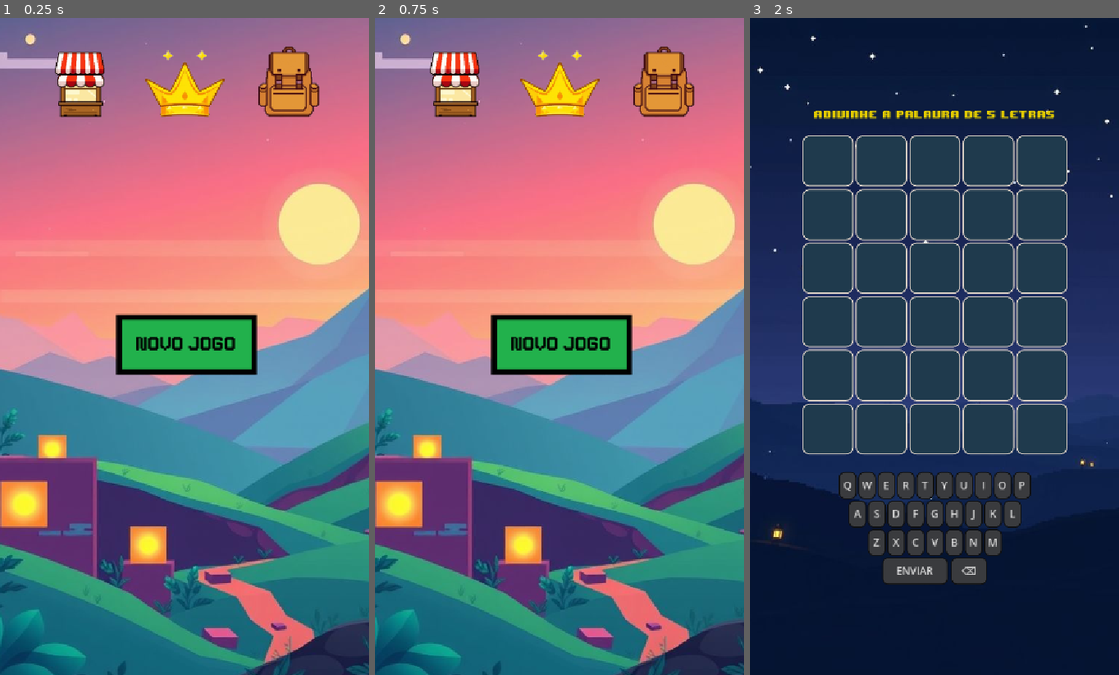
Above: before the commit, frames 1-3 (left to right).
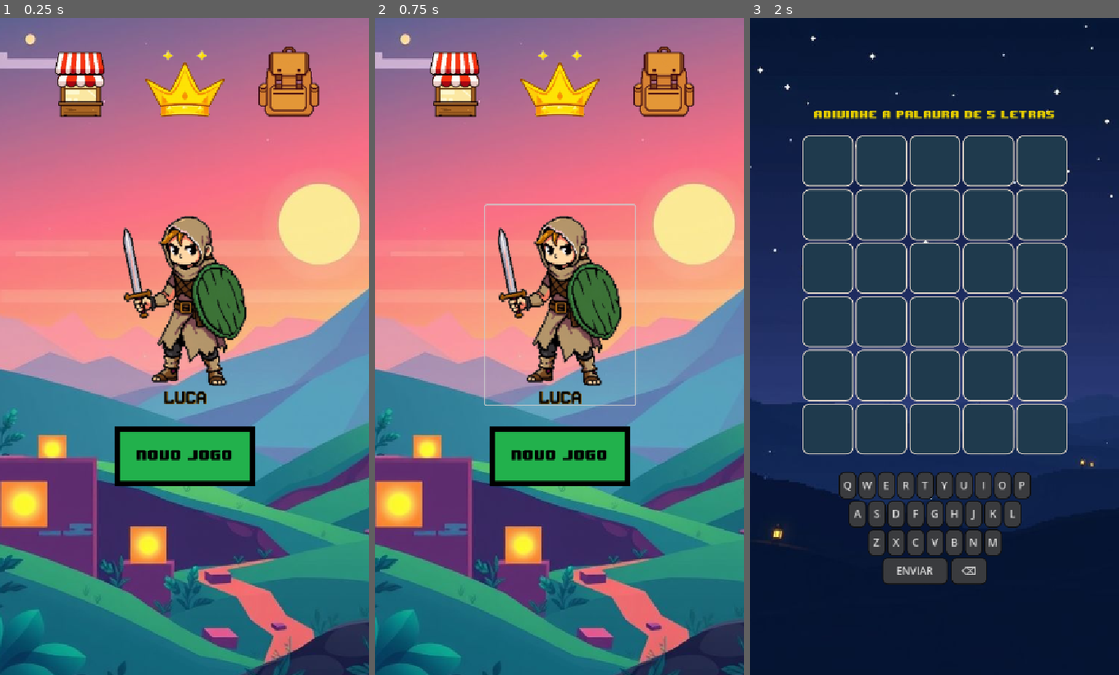
Above: after the commit, the same moments.

Repository: cryptofabrikah-oss/wordmix
Game: Godot game, scene res://scenes/Start.tscn
Two runs of this game, one before a commit and one after it. Both use one fixed random seed, a clock stepped at 60 frames per second and the inputs below.
Inputs (mouse positions are in pixels of both pictures, inside the frame that each line leads up to):
- Up to frame 1 (0.25 s): no input
- Up to frame 2 (0.75 s): click (559, 307) at 0.5 s, where only the run after the commit has a clickable "LUCA"
- Up to frame 3 (2 s): click "novo jogo" (after the commit: "novo Jogo") at 1.25 s

The runs differ from the first frame. In frame 1, 10% of the frame differs, in the area x 30-70%, y 30-72%; in frame 2, 11%, in the area x 29-71%, y 28-72%; in frame 3, nothing differs.

Commit message:
ui start 1

Diff:
--- a/scenes/Start.tscn
+++ b/scenes/Start.tscn
@@ -7,6 +7,8 @@
 [ext_resource type="Texture2D" uid="uid://buoau0684xqti" path="res://assets/rank.png" id="3_lynlw"]
 [ext_resource type="FontFile" uid="uid://dqsifpqqm5vmx" path="res://fonts/Pixeboy.ttf" id="4_yx83k"]
 [ext_resource type="Texture2D" uid="uid://cf0qka015qqnl" path="res://assets/inventory.png" id="5_yrm6t"]
+[ext_resource type="Texture2D" uid="uid://dg431y857bxyl" path="res://assets/player.png" id="6_yrm6t"]
+[ext_resource type="FontFile" uid="uid://c35u4i2axngsu" path="res://fonts/8-BIT WONDER.TTF" id="8_q7y7s"]
 
 [node name="Start" type="Control"]
 layout_mode = 3
@@ -51,35 +53,60 @@
 
 [node name="VBoxContainer" type="VBoxContainer" parent="."]
 layout_mode = 1
-anchors_preset = 8
-anchor_left = 0.5
-anchor_top = 0.5
-anchor_right = 0.5
-anchor_bottom = 0.5
-offset_left = -317.0
-offset_top = -575.0
-offset_right = 325.0
-offset_bottom = 565.0
+anchors_preset = 15
+anchor_right = 1.0
+anchor_bottom = 1.0
 grow_horizontal = 2
 grow_vertical = 2
-alignment = 1
+theme_override_constants/separation = 30
+
+[node name="PLayerB" type="Button" parent="VBoxContainer"]
+custom_minimum_size = Vector2(0, 350)
+layout_direction = 1
+layout_mode = 2
+flat = true
+
+[node name="Player" type="Sprite2D" parent="VBoxContainer/PLayerB"]
+scale = Vector2(1.29087, 1.29087)
+texture = ExtResource("6_yrm6t")
+centered = false
+
+[node name="Name" type="Label" parent="VBoxContainer/PLayerB"]
+layout_mode = 1
+anchors_preset = 12
+anchor_top = 1.0
+anchor_right = 1.0
+anchor_bottom = 1.0
+offset_top = -24.0
+grow_horizontal = 2
+grow_vertical = 0
+theme_override_colors/font_color = Color(0, 0, 0, 1)
+theme_override_colors/font_shadow_color = Color(0.630196, 0.402586, 0, 1)
+theme_override_fonts/font = ExtResource("4_yx83k")
+theme_override_font_sizes/font_size = 40
+text = "LUCA"
+horizontal_alignment = 1
+vertical_alignment = 1
 
 [node name="StartB" type="Button" parent="VBoxContainer"]
 layout_mode = 2
-size_flags_horizontal = 4
-size_flags_vertical = 4
 icon = ExtResource("3_j3bqk")
 flat = true
+icon_alignment = 1
 
-[node name="Label" type="Label" parent="VBoxContainer/StartB"]
-layout_mode = 0
-offset_left = 6.0
-offset_top = 5.0
-offset_right = 253.0
-offset_bottom = 113.0
+[node name="Novo" type="Label" parent="VBoxContainer/StartB"]
+layout_mode = 1
+anchors_preset = 15
+anchor_right = 1.0
+anchor_bottom = 1.0
+offset_top = 7.0
+offset_bottom = 7.0
+grow_horizontal = 2
+grow_vertical = 2
 theme_override_colors/font_color = Color(0, 0, 0, 1)
-theme_override_fonts/font = ExtResource("4_yx83k")
-theme_override_font_sizes/font_size = 45
-text = "novo jogo"
+theme_override_fonts/font = ExtResource("8_q7y7s")
+theme_override_font_sizes/font_size = 20
+text = "novo Jogo
+"
 horizontal_alignment = 1
 vertical_alignment = 1
Binary file added: assets/player.png
Not shown, added: assets/player.png.import
Not shown: 1 places in scenes/Start.tscn that only renumber resources
